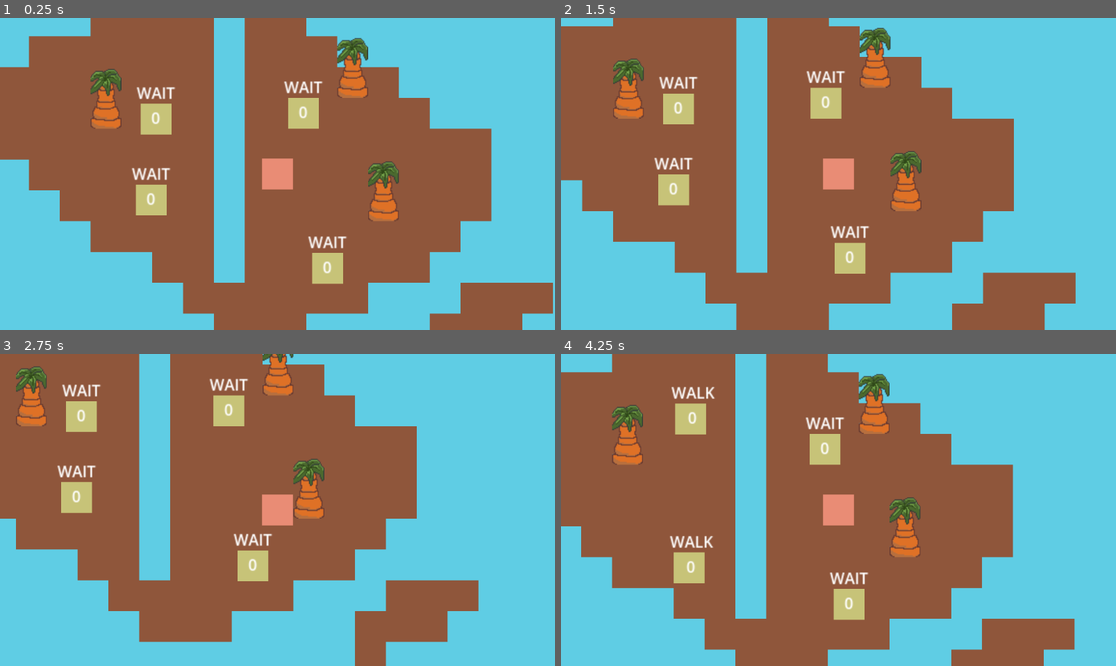
Above: before the commit, frames 1-4 (two rows, left to right).
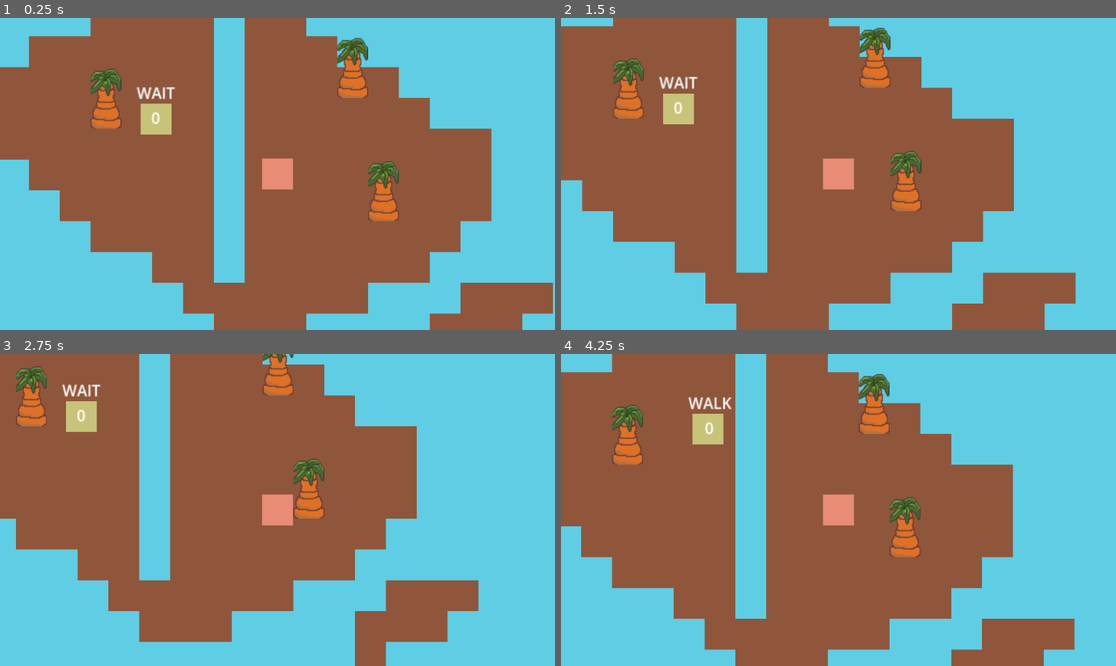
Above: after the commit, the same moments.

Repository: gentifa576/IslandSurvival
Game: Godot game, scene res://game_scene.tscn
The game is run twice, just before and just after one commit, with the same random seed, the same clock (stepped at 60 frames per second) and the same inputs.
Inputs (mouse positions are in pixels of both pictures, inside the frame that each line leads up to):
- Up to frame 1 (0.25 s): no input
- Up to frame 2 (1.5 s): tap Enter at 0.5 s; move the mouse to (960, 158) at 0.52 s; hold Right (ui_right) 0.53-1.28 s; hold Space (Interact) 0.53-1.28 s; click (960, 158) at 0.67 s; move the mouse to (727, 189) at 1.27 s; hold Down (ui_down) from 1.28 s (still down); tap Space (Interact) at 1.35 s
- Up to frame 3 (2.75 s): move the mouse to (333, 441) at 2.02 s; release Down (ui_down) at 2.03 s; hold Right (ui_right) from 2.03 s (still down); hold Space (Interact) from 2.03 s (still down)
- Up to frame 4 (4.25 s): move the mouse to (810, 572) at 2.77 s; release Right (ui_right) at 2.78 s; release Space (Interact) at 2.78 s; hold Up (ui_up) 2.78-3.53 s; tap Space (Interact) at 2.85 s; click (810, 572) at 2.92 s; move the mouse to (1005, 556) at 3.52 s; hold Left (ui_left) from 3.53 s (still down); hold Space (Interact) from 3.53 s (still down)

The runs differ from the first frame. In frame 1, 2.2% of the frame differs, in the area x 23-63%, y 20-86%; in frame 2, 2.2%; in frame 3, 2.2%; in frame 4, 3.3%, in the area x 19-56%, y 10-86%.

Commit message:
Improve pathfinding

Diff:
--- a/Scripts/astar_pathfinding.gd
+++ b/Scripts/astar_pathfinding.gd
@@ -1,29 +1,29 @@
 extends TileMap
 class_name AstarPathfinding
 
-@onready var alg = AStar2D.new()
+@onready var alg = AStarGrid2D.new()
 @onready var used_cells = get_used_cells(0)
 
 # Called when the node enters the scene tree for the first time.
 func _ready():
-	add_points()
-	connect_points()
+	alg.region = self.get_used_rect()
+	alg.cell_size = Vector2(32, 32)
+	alg.offset = alg.cell_size / 2
+	alg.default_estimate_heuristic = AStarGrid2D.HEURISTIC_OCTILE
+	alg.diagonal_mode = AStarGrid2D.DIAGONAL_MODE_ONLY_IF_NO_OBSTACLES
 
-func add_points():
+	alg.update()
+
+	add_obstacles()
+
+func add_obstacles():
 	for cell in used_cells:
-		if walkable_cell(cell):
-			alg.add_point(id(cell), cell, 1.0)
-
-func connect_points():
-	for cell in used_cells:
-		var neighbors = [Vector2i.LEFT, Vector2i.RIGHT, Vector2i.UP, Vector2i.DOWN]
-		for neighbor in neighbors:
-			var next_cell = cell + neighbor
-			if used_cells.has(next_cell) && walkable_cell(cell) && walkable_cell(next_cell):
-				alg.connect_points(id(cell), id(next_cell), false)
+		if !walkable_cell(cell):
+			alg.set_point_solid(cell)
 
 func get_pathfind(start, end):
-	var path: PackedVector2Array = alg.get_point_path(id(start), id(end))
+	var path: PackedVector2Array = alg.get_point_path(start, end)
+	print(path)
 	if (path.size() > 0):
 		path.remove_at(0)
 	return path
@@ -32,6 +32,6 @@
 	return (point.x + point.y) * (point.x + point.y + 1) / 2 + point.y
 
 func walkable_cell(cell):
-	if get_cell_tile_data(1,cell):
+	if get_cell_tile_data(1, cell):
 		return false
 	return get_cell_tile_data(0, cell).get_custom_data("walkable")
--- a/Scripts/auto_movement_component.gd
+++ b/Scripts/auto_movement_component.gd
@@ -34,7 +34,8 @@
 		return
 
 	var next_path = destinations[0]
-	var next_path_position = target.curr_world.map_to_local(next_path)
+#	var next_path_position = target.curr_world.map_to_local(next_path)
+	var next_path_position = next_path
 	target.velocity = target.position.direction_to(next_path_position).normalized() * speed * delta
 #	print(target.position, " ", next_path_position, " ", target.velocity, " ", target.position.distance_to(destinations[0]))
 	is_moving = true
--- a/Scripts/npc_walking_state.gd
+++ b/Scripts/npc_walking_state.gd
@@ -15,7 +15,7 @@
 	while !curr_world.local_to_map_walkable(destination):
 		destination = randomized_destination()
 	destination = curr_world.local_to_map_coord(destination)
-#	print("moving to ", destination)
+	print("moving to ", destination)
 	var val = curr_world.get_pathfind(curr_world.local_to_map_coord(target.position), destination)
 	movement_component.destinations = val
 	movement_component.pause = false
--- a/game_scene.tscn
+++ b/game_scene.tscn
@@ -12,17 +12,5 @@
 position = Vector2(516, 278)
 curr_world = NodePath("../World")
 
-[node name="NPC2" parent="." node_paths=PackedStringArray("curr_world") instance=ExtResource("3_5xqrj")]
-position = Vector2(511, 362)
-curr_world = NodePath("../World")
-
-[node name="NPC3" parent="." node_paths=PackedStringArray("curr_world") instance=ExtResource("3_5xqrj")]
-position = Vector2(669, 272)
-curr_world = NodePath("../World")
-
-[node name="NPC4" parent="." node_paths=PackedStringArray("curr_world") instance=ExtResource("3_5xqrj")]
-position = Vector2(694, 433)
-curr_world = NodePath("../World")
-
 [node name="Player" parent="." instance=ExtResource("2_jtc5r")]
 position = Vector2(642, 335)
